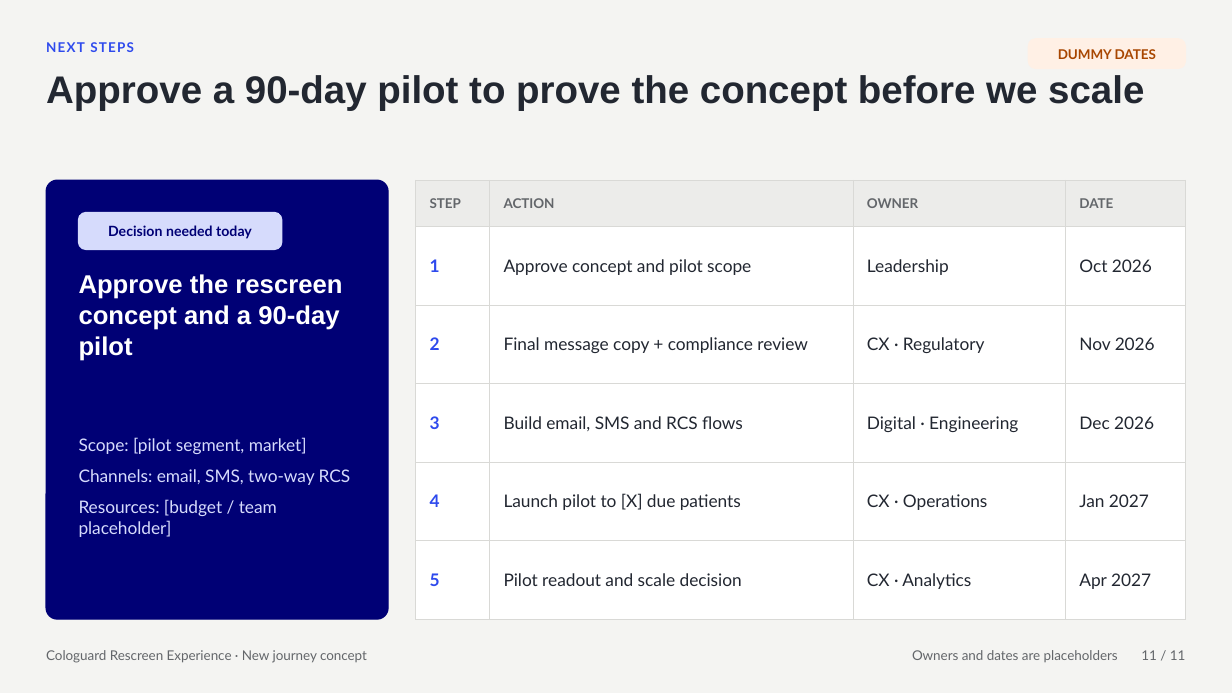
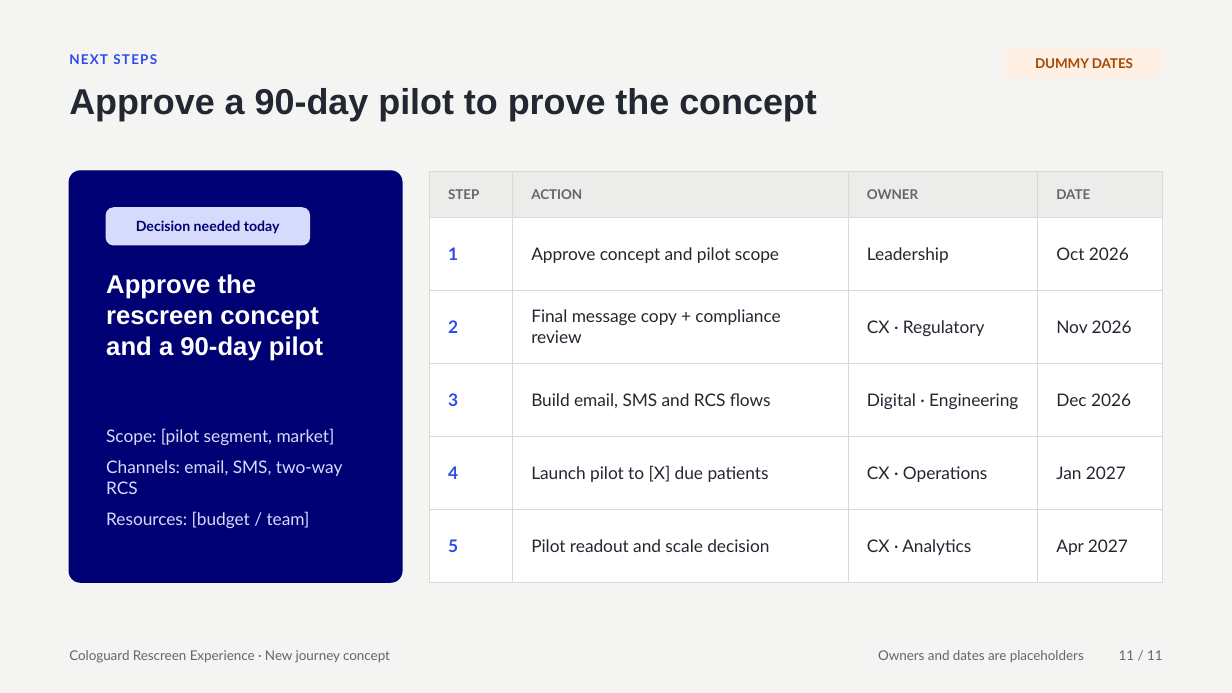
Before and after one commit to rajesh171812/storyloom.ai, a slide deck: slide 11 of downloads/Cologuard_Rescreen_Concept_v3.pptx. Drawn at 1232x693 pixels with LibreOffice and Linux fonts; fonts in the diff are those of the drawing. Boxes give left, top, right and bottom in pixels: in the first picture for what was removed or moved away, otherwise in the second. Text is boxed around its words. In the diff, an @@ line names an element or a change of style, - is before the commit and + after.

```diff
--- a/downloads/Cologuard_Rescreen_Concept_v3.pptx
+++ b/downloads/Cologuard_Rescreen_Concept_v3.pptx
@@ text "NEXT STEPS": place and size @@
-text "NEXT STEPS" at [46,42,134,52]
+text "NEXT STEPS" at [69,54,157,64]
@@ text "DUMMY DATES": place and size @@
-text "DUMMY DATES" at [1058,49,1156,59]
+text "DUMMY DATES" at [1035,58,1133,68]
@@ rounded rectangle: place and size @@
-rounded rectangle at [1029,39,1186,68]
+rounded rectangle at [1006,48,1163,78]
@@ text at [69,88,817,121]: text changed; size 30 to 28 pt @@
-Approve a 90-day pilot to prove the concept before we scale
+Approve a 90-day pilot to prove the concept
@@ rounded rectangle: place and size @@
-rounded rectangle at [46,180,388,619]
+rounded rectangle at [69,171,402,582]
@@ rounded rectangle at [69,171,402,582]: proportions changed @@
@@ table: place and size @@
-table at [416,180,1186,593]
+table at [430,171,1163,559]
@@ text "Decision needed today": place and size @@
-text "Decision needed today" at [108,225,252,239]
+text "Decision needed today" at [136,220,280,234]
@@ rounded rectangle: place and size @@
-rounded rectangle at [79,213,282,250]
+rounded rectangle at [106,208,310,245]
@@ text "Approve the rescreen concept and ..." rewrapped from [79,274,342,361] to [106,274,323,361] @@
@@ text "Scope: [pilot segment, market]": place and size @@
-text "Scope: [pilot segment, market]" at [79,437,351,537]
+text "Scope: [pilot segment, market]" at [106,428,343,528]
@@ text at [106,511,310,528]: text changed @@
-Resources: [budget / team placeholder]
+Resources: [budget / team]
@@ text "Cologuard Rescreen Experience · New ...": place and size @@
-text "Cologuard Rescreen Experience · New ..." at [46,650,367,663]
+text "Cologuard Rescreen Experience · New ..." at [69,650,390,663]
@@ text "Owners and dates are placeholders": place and size @@
-text "Owners and dates are placeholders" at [912,650,1118,662]
+text "Owners and dates are placeholders" at [878,650,1084,663]
@@ text "11 / 11": place and size @@
-text "11 / 11" at [1141,650,1186,660]
+text "11 / 11" at [1119,650,1163,660]
```
Also in this commit, not shown: 10 other slides changed, 16 other files.
